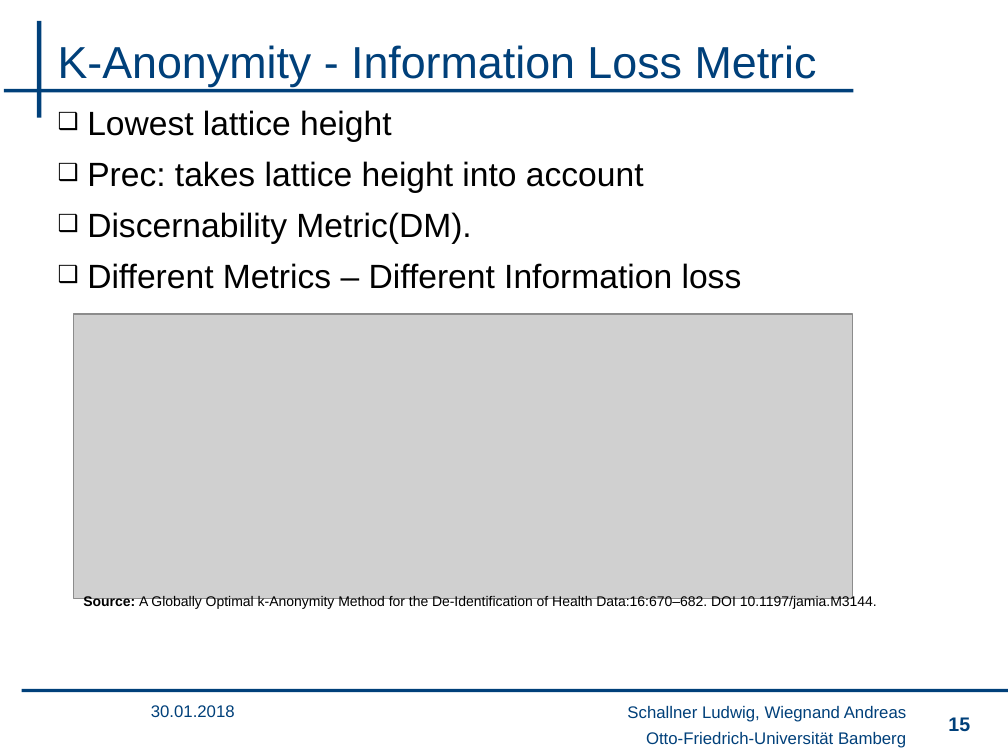
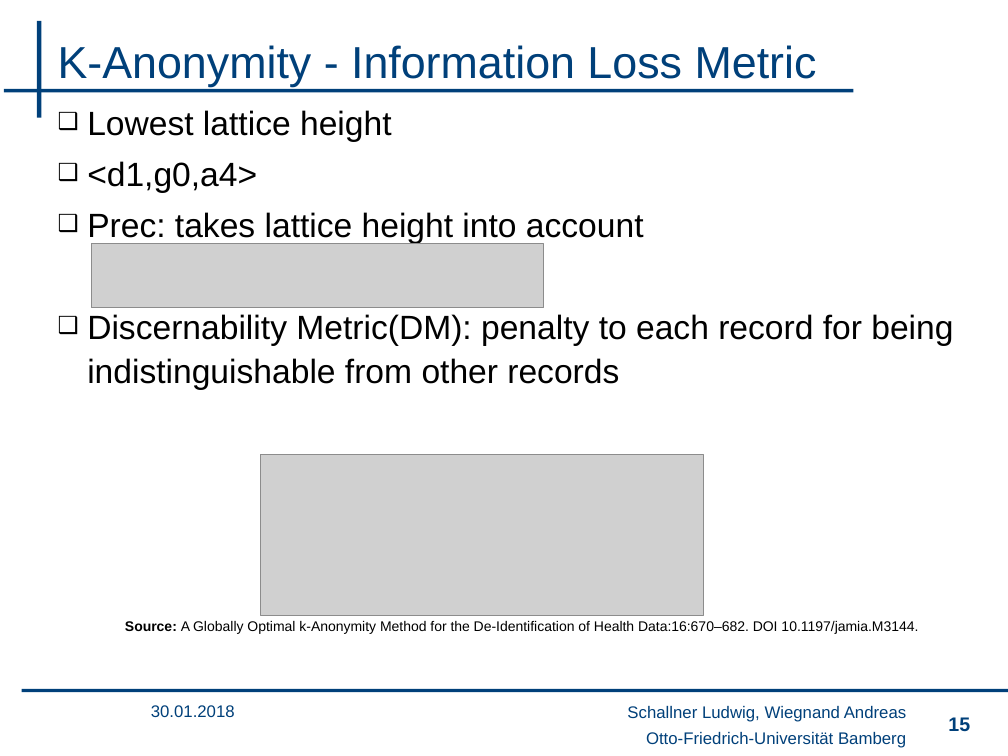
Before and after one commit to wsgan001/PSI-MSem, a slide deck: slide 15 of presentation/sicherheits_final_anV3.pptx. Drawn at 1008x756 pixels with LibreOffice and Linux fonts; fonts in the diff are those of the drawing; grey boxes stand for pictures; background and template pictures are left out. Boxes give left, top, right and bottom in pixels: in the first picture for what was removed or moved away, otherwise in the second. Text is boxed around its words. In the diff, an @@ line names an element or a change of style, - is before the commit and + after.

```diff
--- a/presentation/sicherheits_final_anV3.pptx
+++ b/presentation/sicherheits_final_anV3.pptx
@@ text at [87, 161, 257, 193]: paragraph added @@
+❑ <d1,g0,a4>
@@ picture added at [92, 244, 544, 307] @@
@@ text at [87, 314, 953, 390]: text changed @@
-❑ Discernability Metric(DM).
-❑ Different Metrics – Different Information loss
+❑ Discernability Metric(DM): penalty to each record for being indistinguishable from other records
@@ picture: place and size @@
-picture at [74, 313, 853, 598]
+picture at [261, 455, 704, 616]
@@ text "Source: A Globally Optimal k-Anonymity ...": place and size @@
-text "Source: A Globally Optimal k-Anonymity ..." at [83, 595, 877, 610]
+text "Source: A Globally Optimal k-Anonymity ..." at [125, 621, 918, 634]
```
Also in this commit, not shown: 8 other slides changed.
